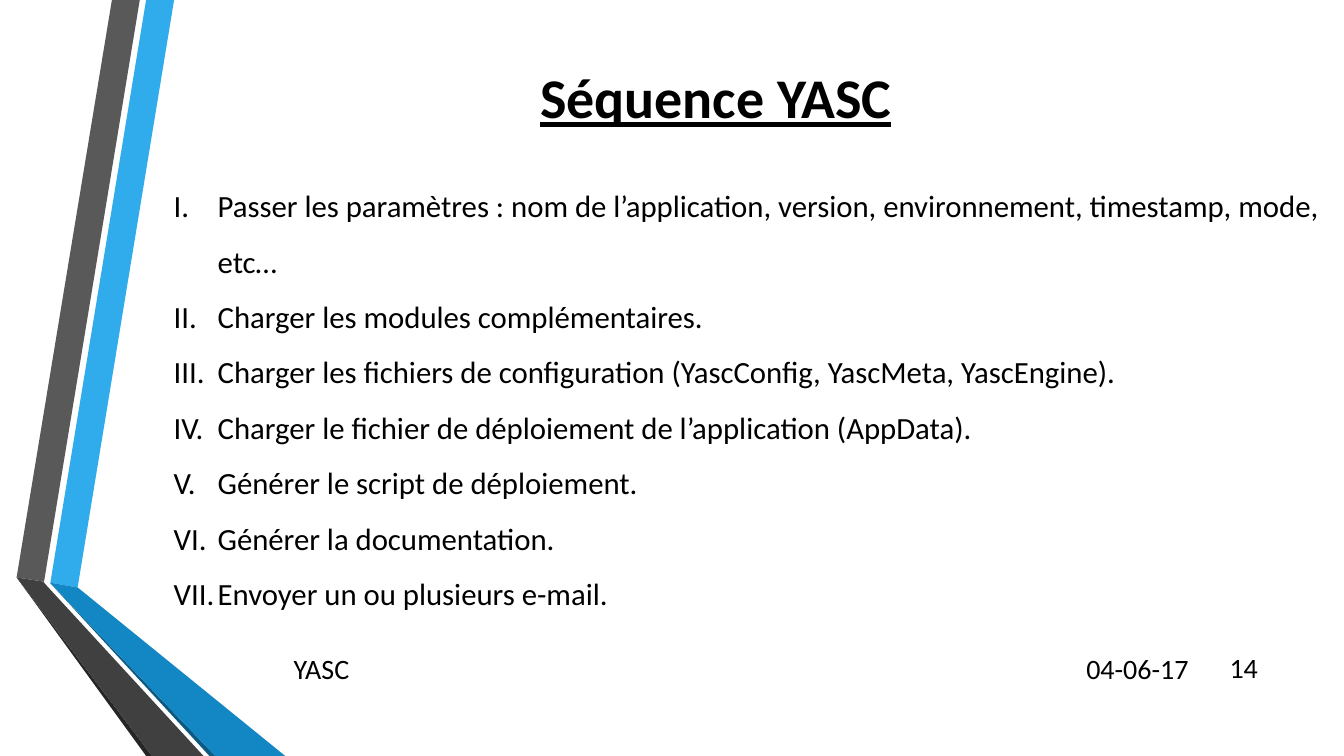
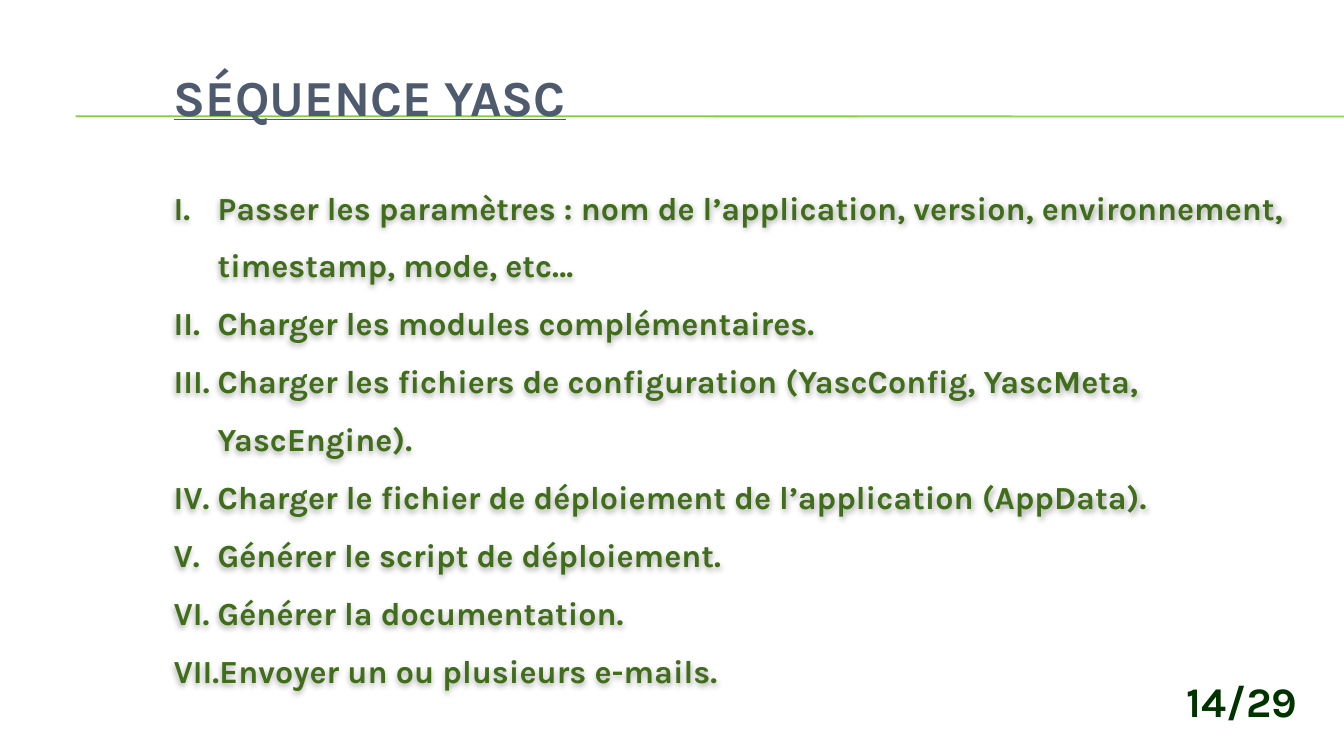
Before and after one commit to CerfontaineMathieu/TFE, a slide deck: slide 14 of Automatisation des déploiements d’applications et d’équipements réseaux via.pptx. Drawn at 1344x756 pixels with LibreOffice and Linux fonts; fonts in the diff are those of the drawing; background and template pictures are left out. Boxes give left, top, right and bottom in pixels: in the first picture for what was removed or moved away, otherwise in the second. Text is boxed around its words. In the diff, an @@ line names an element or a change of style, - is before the commit and + after.

```diff
--- a/Automatisation des déploiements d’applications et d’équipements réseaux via.pptx
+++ b/Automatisation des déploiements d’applications et d’équipements réseaux via.pptx
@@ title at [174, 71, 565, 125]: text changed; size 40 to 36 pt; font Calibri to Karla; text colour #000000 to #4E5B6F @@
-Séquence YASC
+SÉQUENCE YASC
@@ line added from (76, 116) to (1344, 116), #7FD13B 0.75 pt @@
@@ line added from (76, 117) to (1344, 117), #7FD13B 0.75 pt @@
@@ text at [218, 195, 1283, 626]: size 22 to 23 pt, font Calibri to Karla, text colour #000000 to #3F6D19, bold on @@
@@ group removed at [16, 0, 285, 756]: 6 freeform shapes @@
@@ text at [174, 660, 718, 691]: text changed; size 22 to 23 pt; font Calibri to Karla; text colour #000000 to #3F6D19; bold on @@
-VII. Envoyer un ou plusieurs e-mail.
+VII. Envoyer un ou plusieurs e-mails.
@@ text removed at [294, 661, 350, 680] @@
-YASC
@@ text removed at [1086, 660, 1188, 680] @@
-04-06-17
@@ text "14/29" at [1186, 685, 1297, 721]: vertical alignment middle to top @@
@@ text at [1186, 685, 1297, 721]: text changed; size 20 to 30 pt; font Calibri to Karla; text colour #000000 to #003300; bold on @@
-14
+14/29
```
Also in this commit, not shown: 16 other slides changed, 12 slides added, 5 slides removed, 8 other files.
